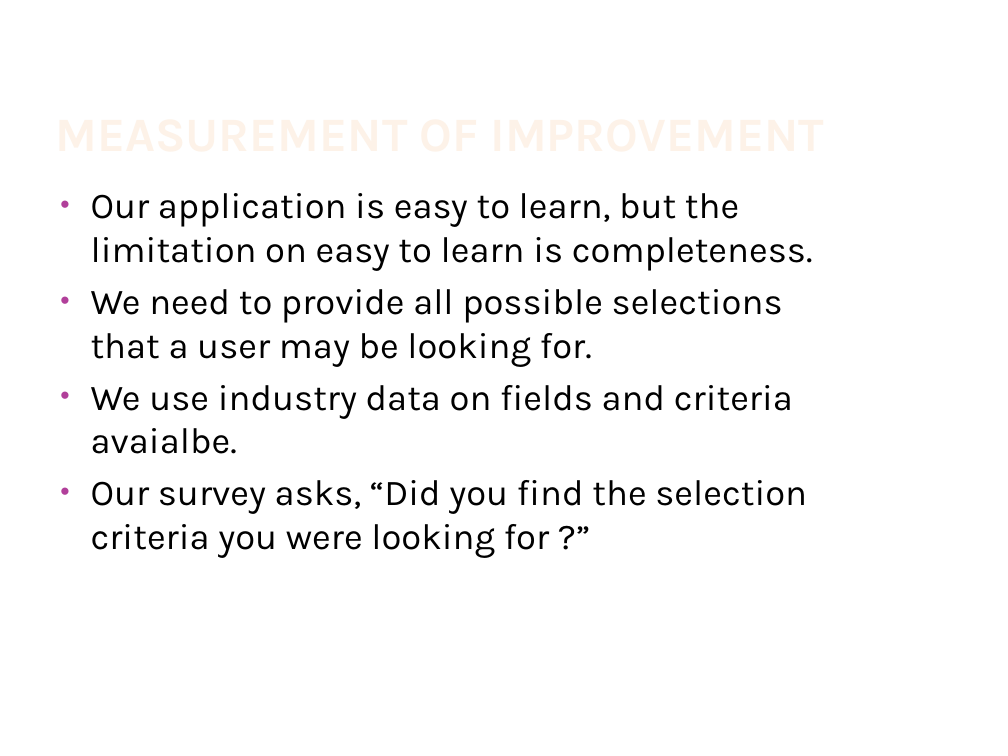
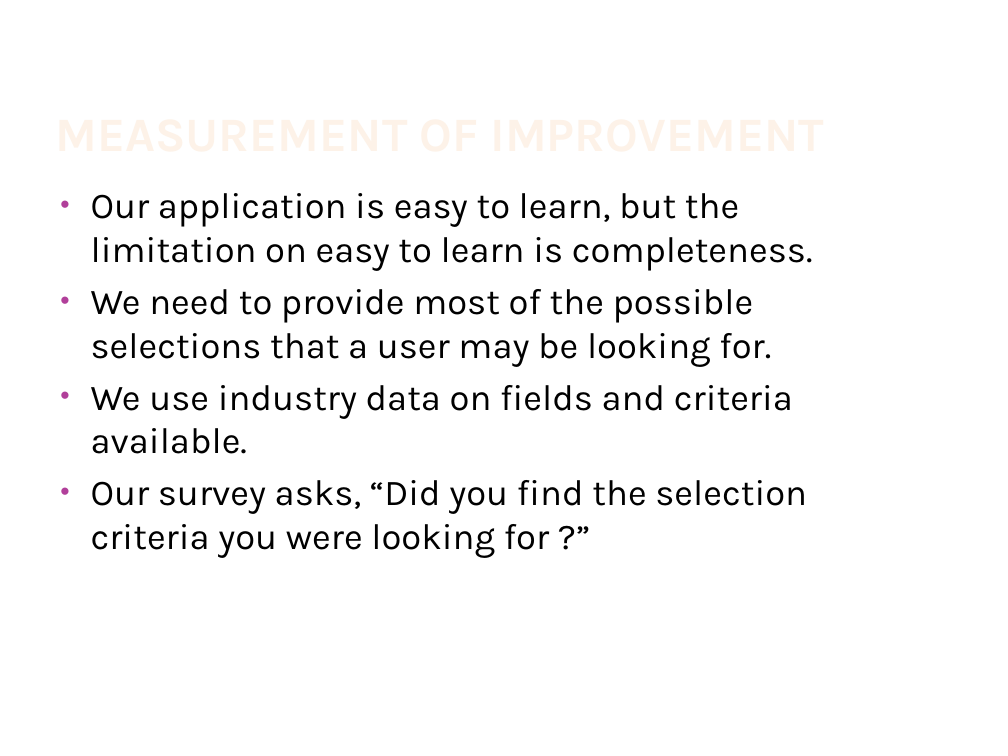
Before and after one commit to JamieShamilian/gamer, a slide deck: slide 4 of doc/GamerSelect.pptx. Drawn at 1008x756 pixels with LibreOffice and Linux fonts; fonts in the diff are those of the drawing; background and template pictures are left out. Boxes give left, top, right and bottom in pixels: in the first picture for what was removed or moved away, otherwise in the second. Text is boxed around its words. In the diff, an @@ line names an element or a change of style, - is before the commit and + after.

```diff
--- a/doc/GamerSelect.pptx
+++ b/doc/GamerSelect.pptx
@@ text at bbox=[91, 289, 793, 454]: text changed @@
-• We need to provide all possible selections that a user may be looking for.
-• We use industry data on fields and criteria avaialbe.
+• We need to provide most of the possible selections that a user may be looking for.
+• We use industry data on fields and criteria available.
```
Also in this commit, not shown: 5 other slides changed, 1 other file.
